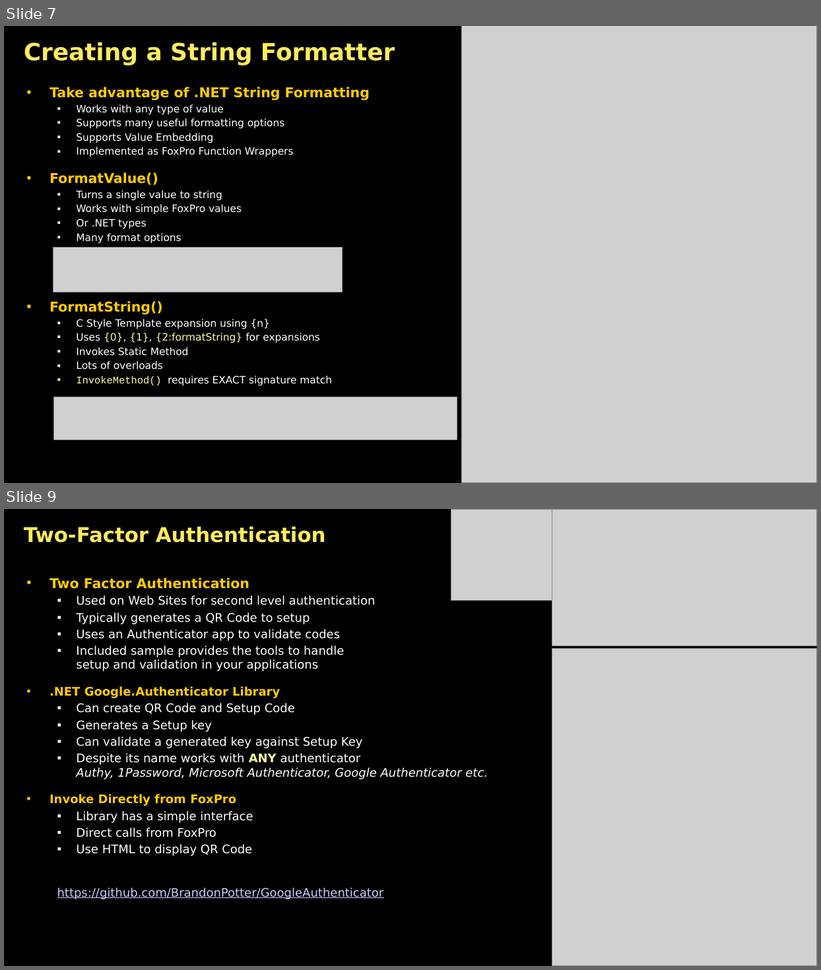
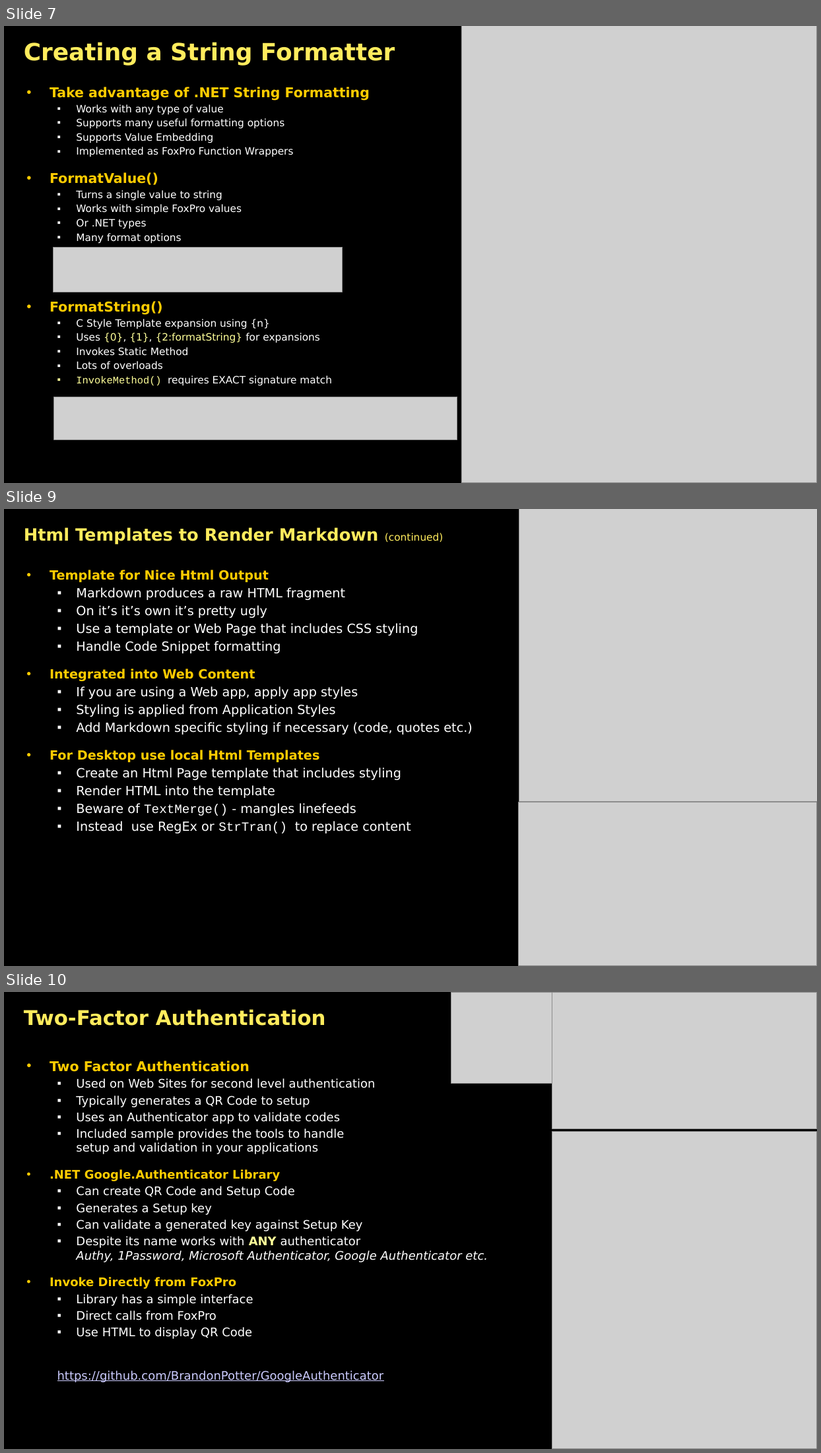
Before and after one commit to RickStrahl/swfox2024-wwdotnetbridge-revisited, a slide deck: Documents/Strahl-swFox2024-wwDotnetBridge-Revisited.pptx. Shown one above the other, each under a label of ours: slides 7 and 9 before the commit, slides 7, 9 and 10 after it; the slides between them are not shown. The pictures are 821x970 and 821x1453 pixels, drawn with LibreOffice and Linux fonts; fonts in the diff are those of the drawing; grey boxes stand for pictures; background and template pictures are left out. Boxes give left, top, right and bottom in pixels: in the first picture for what was removed or moved away, otherwise in the second. Text is boxed around its words. In the diff, an @@ line names an element or a change of style, - is before the commit and + after.

```diff
--- a/Documents/Strahl-swFox2024-wwDotnetBridge-Revisited.pptx
+++ b/Documents/Strahl-swFox2024-wwDotnetBridge-Revisited.pptx
@@ slide 9 added at [4,509,817,966], background picture (left out) @@
@@ title added at [24,527,444,545], 20 pt, text #FFEC5D, bold @@
+Html Templates to Render Markdown (continued)
@@ picture added at [519,509,817,802] @@
@@ text added at [50,570,473,834], 15 pt, text #FFFFFF @@
+• Template for Nice Html Output
+  ▪ Markdown produces a raw HTML fragment
+  ▪ On it’s it’s own it’s pretty ugly
+  ▪ Use a template or Web Page that includes CSS styling
+  ▪ Handle Code Snippet formatting
+• Integrated into Web Content
+  ▪ If you are using a Web app, apply app styles
+  ▪ Styling is applied from Application Styles
+  ▪ Add Markdown specific styling if necessary (code, quotes etc.)
+• For Desktop use local Html Templates
+  ▪ Create an Html Page template that includes styling
+  ▪ Render HTML into the template
+  ▪ Beware of TextMerge() - mangles linefeeds
+  ▪ Instead use RegEx or StrTran() to replace content
@@ picture added at [519,803,817,966] @@
@@ what was slide 9 is now slide 10 @@
```
Also in this commit, not shown: 6 slides changed, 1 other slide added, 15 other files.
